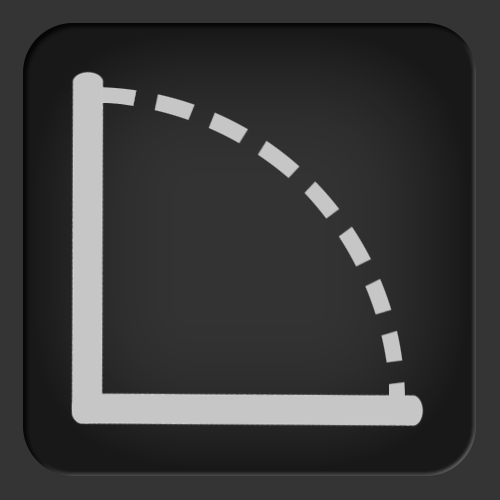
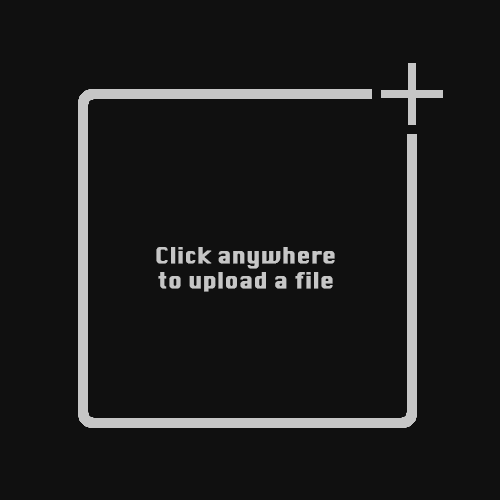
Comparing the layer stacks of the two 500px x 500px images. Changes:
added layer "upload text" above "upload" over (x1=156, y1=247, x2=335, y2=292)
added layer "upload" above "Draw" over (x1=78, y1=63, x2=443, y2=428)
hid "Angle" over (x1=70, y1=71, x2=424, y2=428)
hid "selected" over (x1=23, y1=23, x2=476, y2=476)
added layer "mainBack" above "background" over (x1=0, y1=0, x2=500, y2=500)
